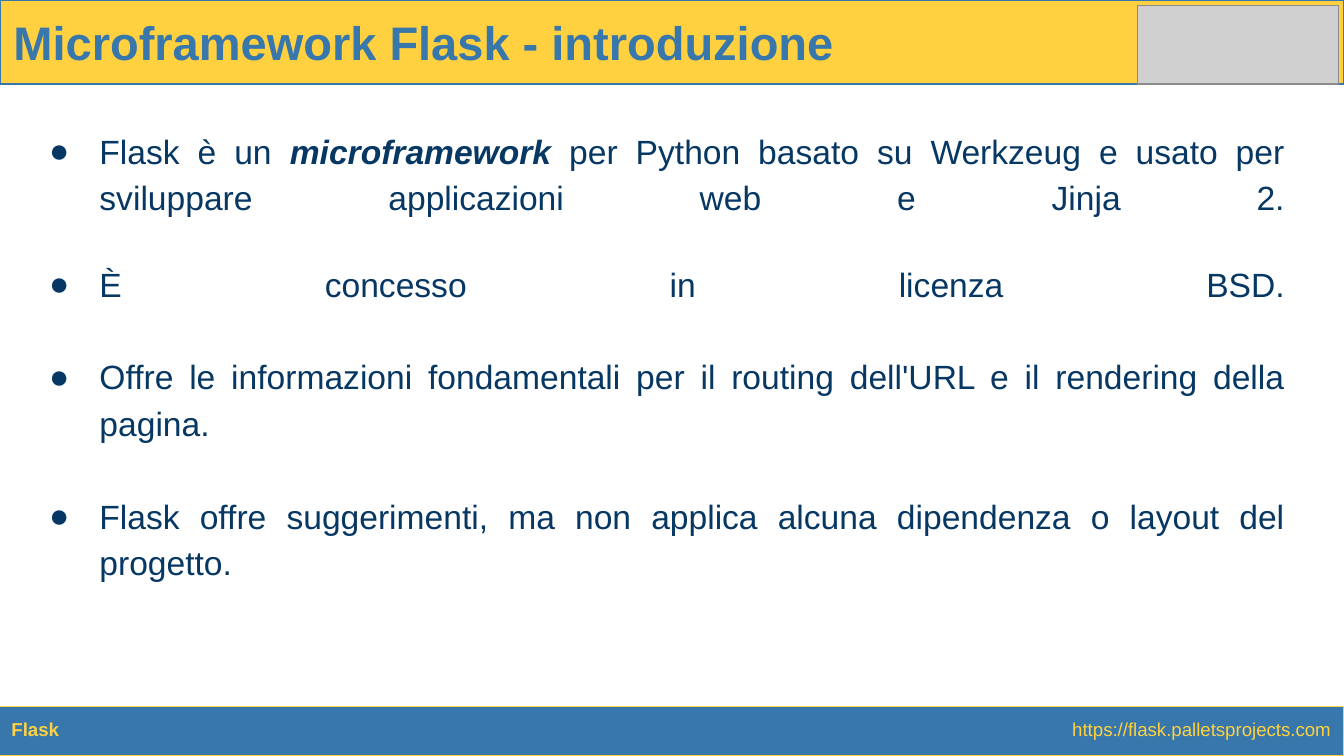
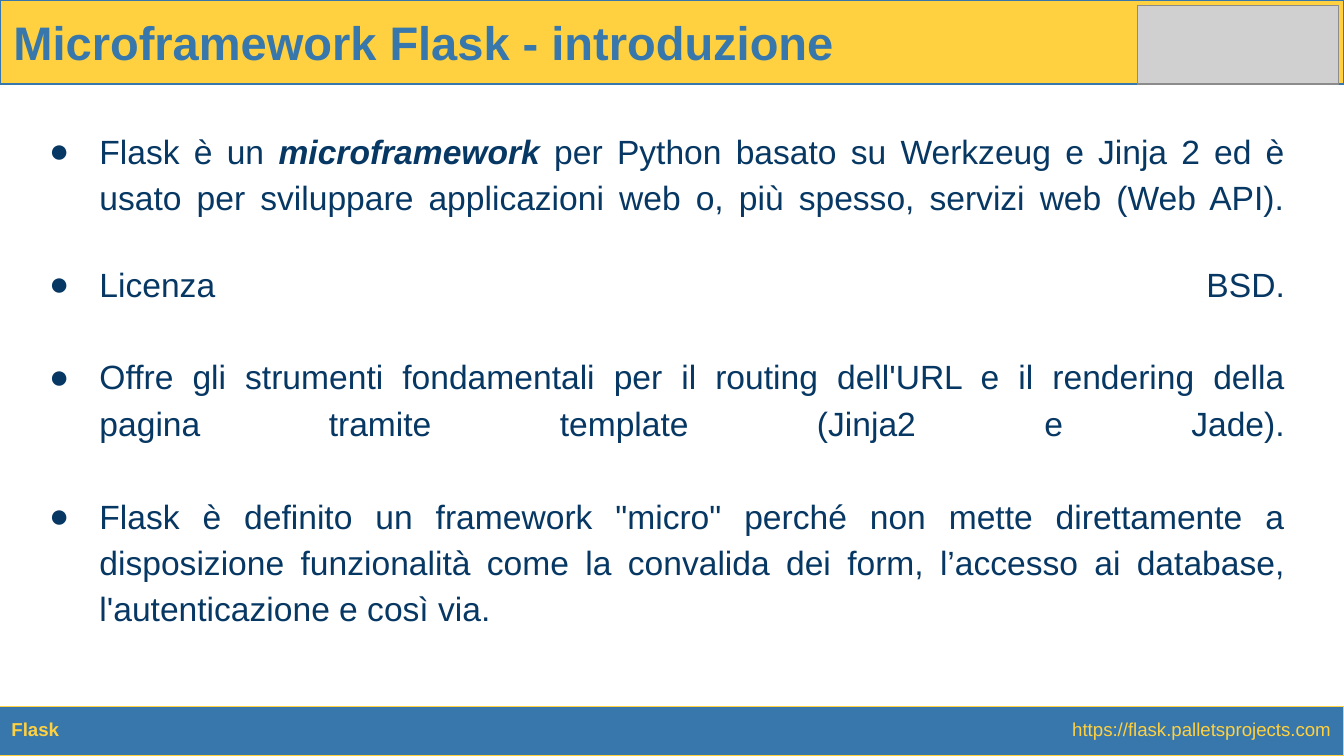
Before and after one commit to raffmont/Tecnologie_Web-Introduzione_a_Python, a slide deck: slide 44 of Tecnologie_Web-Introduzione_a_Python.pptx. Drawn at 1344x756 pixels with LibreOffice and Linux fonts; fonts in the diff are those of the drawing; grey boxes stand for pictures. Boxes give left, top, right and bottom in pixels: in the first picture for what was removed or moved away, otherwise in the second. Text is boxed around its words. In the diff, an @@ line names an element or a change of style, - is before the commit and + after.

Commit message:
Updated

```diff
--- a/Tecnologie_Web-Introduzione_a_Python.pptx
+++ b/Tecnologie_Web-Introduzione_a_Python.pptx
@@ text at box(99, 139, 1285, 622): text changed @@
-● Flask è un microframework per Python basato su Werkzeug e usato per sviluppare applicazioni web e Jinja 2.
-● È concesso in licenza BSD.
-● Offre le informazioni fondamentali per il routing dell'URL e il rendering della pagina.
-● Flask offre suggerimenti, ma non applica alcuna dipendenza o layout del progetto.
+● Flask è un microframework per Python basato su Werkzeug e Jinja 2 ed è usato per sviluppare applicazioni web o, più spesso, servizi web (Web API).
+● Licenza BSD.
+● Offre gli strumenti fondamentali per il routing dell'URL e il rendering della pagina tramite template (Jinja2 e Jade).
+● Flask è definito un framework "micro" perché non mette direttamente a disposizione funzionalità come la convalida dei form, l’accesso ai database, l'autenticazione e così via.
```
Also in this commit, not shown: 10 other slides changed, 1 slide removed.
